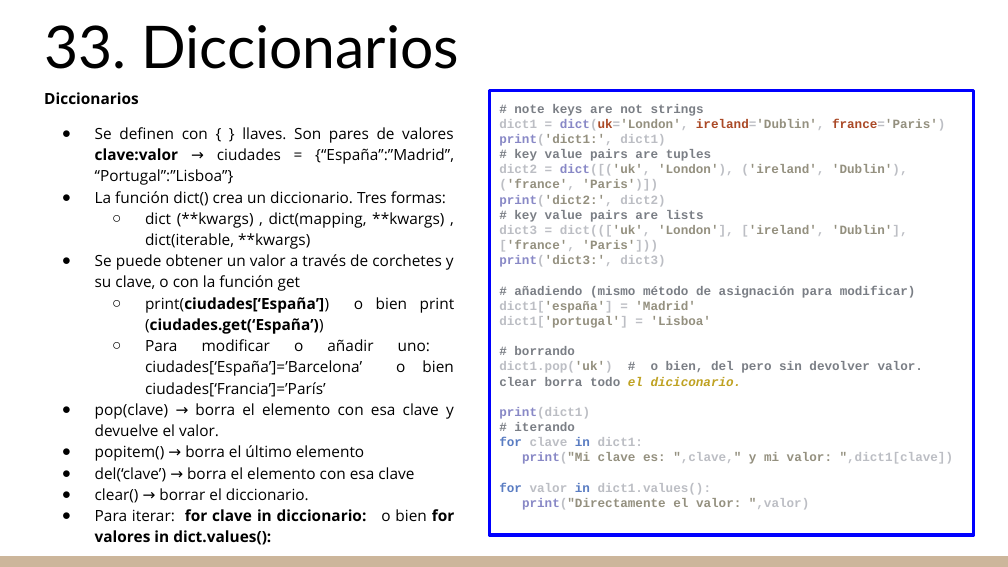
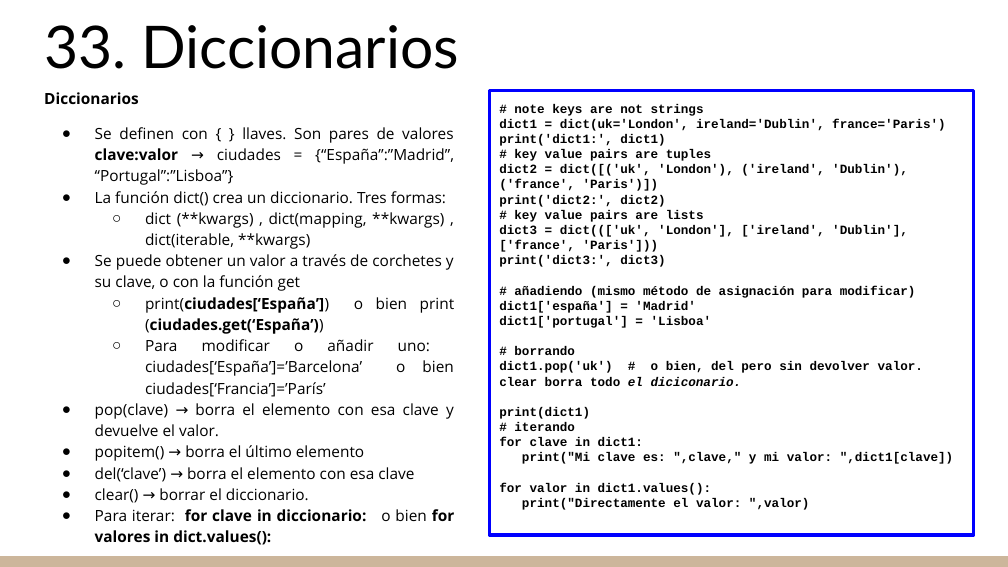
Before and after one commit to agrgal/programasEnPython, a slide deck: slide 81 of repaso2024/CHULETERO _ CHULETAS DE PYTHON_para_imprimir.odp. Drawn at 1008x567 pixels with LibreOffice and Linux fonts; fonts in the diff are those of the drawing. Boxes give left, top, right and bottom in pixels: in the first picture for what was removed or moved away, otherwise in the second. Text is boxed around its words. In the diff, an @@ line names an element or a change of style, - is before the commit and + after.

Commit message:
Modificacion para imprimir del chuletero
Modificacion para imprimir del chuletero

```diff
--- a/repaso2024/CHULETERO _ CHULETAS DE PYTHON_para_imprimir.odp
+++ b/repaso2024/CHULETERO _ CHULETAS DE PYTHON_para_imprimir.odp
@@ rectangle "# note keys are not ..." at (490, 91, 974, 535): text colour #7A7E85 to #000000 in "# note keys are not strings", "# key value pairs are tuples", "# key value pairs are lists", "# añadiendo (mismo método de asignación para ..." and 3 more places; text colour #BCBEC4 to #000000 in "dict1 = dict(uk='London', ireland='Dublin', france='Paris')", "print('dict1:', dict1)", "dict2 = dict([('uk', 'London'), ('ireland', 'Dublin'),", "('france', 'Paris')])" and 12 more places; text colour #8888C6 to #000000 in "dict(uk='London',", "print('dict1:',", "dict([('uk',", "print('dict2:'," and 4 more places; text colour #AA4926 to #000000 in "dict(uk='London', ireland='Dublin', france='Paris')"; text colour #94907F to #000000 in "dict(uk='London', ireland='Dublin', france='Paris')", "print('dict1:',", "dict([('uk', 'London'), ('ireland', 'Dublin'),", "('france', 'Paris')])" and 9 more places; text colour #BFA222 to #000000 in "el diciconario."; text colour #597CC2 to #000000 in "for in", "for in" @@
```
Also in this commit, not shown: 58 other slides changed, 1 other file.
